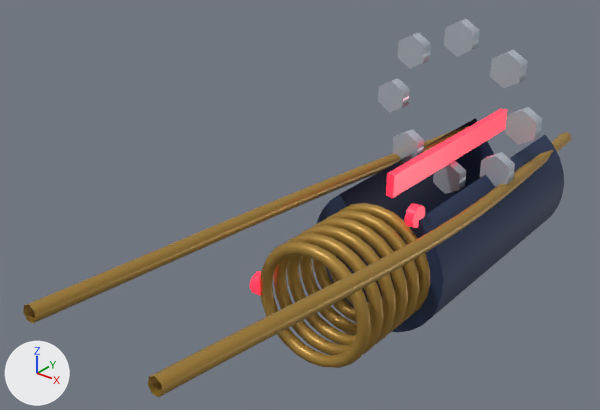
The glTF model game/assets/structures/tower_filament_ramp_s4.glb, before and after one commit.
The view is the same before and after, from a 50 mm camera at (0.971, -0.96, 3.052) aimed at (-0.141, 0.43, 2.19). The axes (+X, +Y, +Z) are drawn at lower left. The lights are the same throughout. The first picture is the older version. Where no turn or scale is listed for an object, it has been applied to the vertices. Vertices at exactly the same position are counted once.

The first picture shows 'filament_coil_sleeve0', 'filament_coil_sleeve1', 'filament_coil_sleeve2', 'filament_coil_sleeve3', 'filament_coil_sleeve4', 'filament_coil_sleeve5', 'filament_heat_pipe_l', 'filament_heat_pipe_r', 'filament_heat_shroud', 'filament_shroud_bolts_0', 'filament_shroud_bolts_1', 'filament_shroud_bolts_2', 'filament_shroud_bolts_3', 'filament_shroud_bolts_4', 'filament_shroud_bolts_5', 'filament_shroud_bolts_6', 'filament_shroud_bolts_7', 'filament_shroud_glow', 'filament_up_ramp_l2_stud' and 1 more.
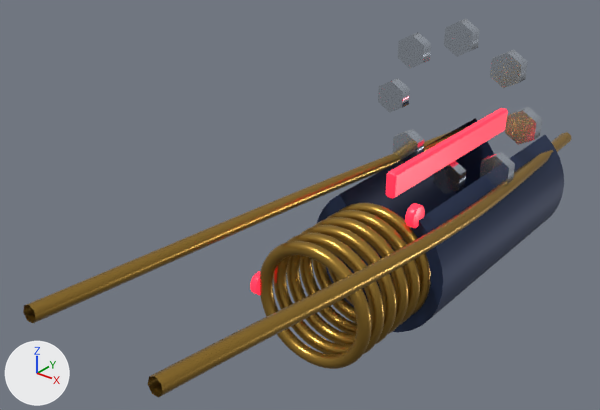
Changed parts and their boxes (x1, y1, x2, y2) in the pictures (600 x 410 px):
'filament_heat_shroud', surface changed: (317, 118, 557, 332) in both
'filament_heat_pipe_l', surface changed: (148, 132, 571, 397) in both
'filament_heat_pipe_r', surface changed: (23, 125, 469, 323) in both
'filament_coil_sleeve0', surface changed, reshaped: before (260, 241, 371, 368); after (260, 241, 372, 369)
'filament_shroud_glow', reshaped: before (386, 109, 507, 198); after (386, 108, 508, 199)
'filament_coil_sleeve1', surface changed, reshaped: (273, 233, 384, 355) in both
'filament_coil_sleeve2', surface changed, reshaped: before (287, 225, 396, 345); after (286, 225, 397, 345)
'filament_coil_sleeve3', surface changed, reshaped: before (300, 218, 408, 335); after (299, 217, 409, 335)
'filament_coil_sleeve4', surface changed, reshaped: before (312, 210, 419, 325); after (312, 210, 420, 325)
'filament_coil_sleeve5', surface changed, reshaped: before (325, 203, 430, 316); after (328, 203, 430, 315)
'filament_shroud_bolts_5', surface changed (darker): (490, 50, 528, 88) in both
'filament_shroud_bolts_4', surface changed (darker): (505, 107, 542, 145) in both
'filament_shroud_bolts_6', surface changed (darker): (444, 19, 480, 57) in both
'filament_shroud_bolts_7', surface changed (darker): (398, 32, 431, 69) in both
'filament_shroud_bolts_3', surface changed (darker): (480, 152, 515, 187) in both
'filament_shroud_bolts_0', surface changed (darker): (378, 78, 410, 113) in both
'filament_shroud_bolts_2', surface changed (darker): (433, 161, 466, 194) in both
'filament_shroud_bolts_1', surface changed (darker): (393, 129, 424, 163) in both
'filament_up_ramp_l2_stud', reshaped: before (404, 204, 425, 228); after (405, 203, 425, 228)
part 2 of me_mesh_3, added (brown): after (260, 241, 372, 369)
part 3 of me_mesh_4, added (brown): after (273, 233, 384, 355)
part 4 of me_mesh_5, added (brown): after (286, 225, 397, 345)
part 5 of me_mesh_6, added (brown): after (299, 217, 409, 335)
part 6 of me_mesh_7, added (brown): after (312, 210, 420, 325)
part 7 of me_mesh_8, added: after (328, 203, 430, 315)

Diff of the bpy script that builds the scene:
```diff
--- a/game/assets/structures/tower_filament_ramp_s4.glb.py
+++ b/game/assets/structures/tower_filament_ramp_s4.glb.py
@@ mat_brass @@
 mat_brass.base_color = (0.434, 0.254, 0.0482)  # brown #b08a3e
-mat_brass.metallic = 0.4
-mat_brass.roughness = 0.42
+mat_brass.metallic = 0.9
+mat_brass.roughness = 0.3
@@ mat_chassis @@
 mat_chassis.metallic = 0.2
-mat_chassis.roughness = 0.66
+mat_chassis.roughness = 0.55
@@ mat_chrome @@
 mat_chrome.base_color = (0.546, 0.604, 0.687)  # pale blue #c3ccd8
-mat_chrome.metallic = 0.4
+mat_chrome.metallic = 0.95
 mat_chrome.roughness = 0.22
@@ me_mesh_2 @@
-me_mesh_2.from_pydata(...)  # 20 vertices, 32 faces; spans x -0.011..0.011, y -0.028..0.028, z -0.028..0.028
+me_mesh_2.from_pydata(...)  # 134 vertices, 256 faces; spans x -0.011..0.011, y -0.028..0.028, z -0.028..0.028
+# me_mesh_2 part 1: 18 vertices removed from x -0.011..0.011, y -0.028..0.028, z -0.028..0.028; 132 vertices added at x -0.011..0.011, y -0.028..0.028, z -0.028..0.028
 me_mesh_2.materials.append(mat_energy_beam)
@@ me_mesh_3 @@
-me_mesh_3.from_pydata(...)  # 175 vertices, 288 faces; spans x -0.156..0.156, y -0.014..0.014, z -0.156..0.156
+me_mesh_3.from_pydata(...)  # 637 vertices, 1152 faces; spans x -0.156..0.156, y -0.016..0.016, z -0.156..0.156
+# me_mesh_3 part 2: 462 vertices added at x -0.155..0.155, y -0.016..0.016, z -0.155..0.155
 me_mesh_3.materials.append(mat_brass)
@@ me_mesh_4 @@
-me_mesh_4.from_pydata(...)  # 175 vertices, 288 faces; spans x -0.156..0.156, y -0.014..0.014, z -0.156..0.156
+me_mesh_4.from_pydata(...)  # 637 vertices, 1152 faces; spans x -0.156..0.156, y -0.016..0.016, z -0.156..0.156
+# me_mesh_4 part 3: 462 vertices added at x -0.155..0.155, y -0.016..0.016, z -0.155..0.155
 me_mesh_4.materials.append(mat_brass)
@@ me_mesh_5 @@
-me_mesh_5.from_pydata(...)  # 175 vertices, 288 faces; spans x -0.156..0.156, y -0.014..0.014, z -0.156..0.156
+me_mesh_5.from_pydata(...)  # 637 vertices, 1152 faces; spans x -0.156..0.156, y -0.016..0.016, z -0.156..0.156
+# me_mesh_5 part 4: 462 vertices added at x -0.155..0.155, y -0.016..0.016, z -0.155..0.155
 me_mesh_5.materials.append(mat_brass)
@@ me_mesh_6 @@
-me_mesh_6.from_pydata(...)  # 175 vertices, 288 faces; spans x -0.156..0.156, y -0.014..0.014, z -0.156..0.156
+me_mesh_6.from_pydata(...)  # 637 vertices, 1152 faces; spans x -0.156..0.156, y -0.016..0.016, z -0.156..0.156
+# me_mesh_6 part 5: 462 vertices added at x -0.155..0.155, y -0.016..0.016, z -0.155..0.155
 me_mesh_6.materials.append(mat_brass)
@@ me_mesh_7 @@
-me_mesh_7.from_pydata(...)  # 175 vertices, 288 faces; spans x -0.156..0.156, y -0.014..0.014, z -0.156..0.156
+me_mesh_7.from_pydata(...)  # 637 vertices, 1152 faces; spans x -0.156..0.156, y -0.016..0.016, z -0.156..0.156
+# me_mesh_7 part 6: 462 vertices added at x -0.155..0.155, y -0.016..0.016, z -0.155..0.155
 me_mesh_7.materials.append(mat_brass)
@@ me_mesh_8 @@
-me_mesh_8.from_pydata(...)  # 175 vertices, 288 faces; spans x -0.156..0.156, y -0.014..0.014, z -0.156..0.156
+me_mesh_8.from_pydata(...)  # 637 vertices, 1152 faces; spans x -0.156..0.156, y -0.016..0.016, z -0.156..0.156
+# me_mesh_8 part 7: 462 vertices added at x -0.155..0.155, y -0.016..0.016, z -0.155..0.155
 me_mesh_8.materials.append(mat_brass)
@@ me_mesh_12 @@
-me_mesh_12.from_pydata(...)  # 8 vertices, 12 faces; spans x -0.01..0.01, y -0.3..0.3, z -0.03..0.03
+me_mesh_12.from_pydata(...)  # 32 vertices, 60 faces; spans x -0.014..0.014, y -0.3..0.3, z -0.034..0.034
+# me_mesh_12 part 8: the whole mesh is rebuilt
 me_mesh_12.materials.append(mat_energy_beam)
```
